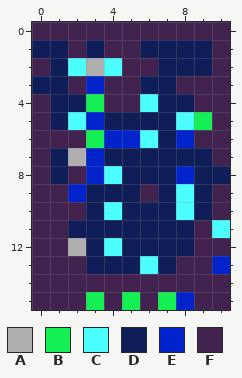
Two versions of one pixel-art sprite, ZELDA/interaction/levels/rewritten/0/image.png. That is the earlier state.
The file is 11x16 pixels.
Palette (. is transparent): A #afafaf  B #14ef54  C #4cffff  D #0f1e59  E #0023cc  F #42234f
Pixels before, first column x 0:
 0 FFFFFFFFFFF
 1 DDFDFFDDDDF
 2 FDCACFFDDDF
 3 DDFEFFDDFFF
 4 FDDBFFCDDFF
 5 FDCEDDDDCBF
 6 FFFBEECDEFF
 7 FDAEDDDDDDF
 8 FDFECDDDEDD
 9 FFEDDDFDCDF
10 FFFDCDDDCDF
11 FFDDDDDDDFC
12 FFADCDDDDFF
13 FFFDDDCDFFE
14 FFFFFFFFFFF
15 FFFBFBFBEFF
The same view after the edit:
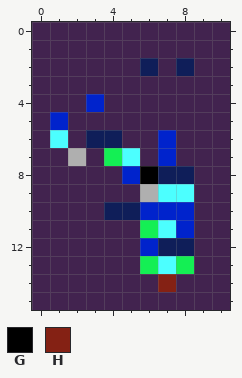
Colours new in this view: G #000000  H #842114
Diff:
Colour F gives way to colour A in row 9 at x 6.
Colour C gives way to colour B in row 13 at x 6.
Colour D gives way to colour B in row 7 at x 4; in row 11 at x 6.
Colour F gives way to colour B in row 13 at x 8.
Colour D gives way to colour C in row 7 at x 5; in row 9 at x 7; in row 11 at x 7; in row 13 at x 7.
Colour F gives way to colour C in row 6 at x 1.
Colour B gives way to colour D in row 6 at x 3.
Colour C gives way to colour D in row 10 at x 4.
Colour E gives way to colour D in row 6 at x 4; in row 8 at x 8.
Colour F gives way to colour D in row 2 at x 6.
Colour B gives way to colour E in row 4 at x 3.
Colour C gives way to colour E in row 10 at x 8.
Colour D gives way to colour E in row 5 at x 1; in rows 6 to 7 at x 7; in row 8 at x 5; in row 10 at x 6 to 7; in row 11 at x 8; in row 12 at x 6.
Colour A gives way to colour F in row 2 at x 3; in row 12 at x 2.
Colour B gives way to colour F in row 5 at x 9; in row 15 at x 3, 5 and 7.
Colour C gives way to colour F in row 2 at x 2 and 4; in row 4 at x 6; in row 5 at x 2 and 8; in row 6 at x 6; in row 8 at x 4; in row 11 at x 10.
Colour C gives way to colour F in row 12 at x 4.
Colour D gives way to colour F in row 1 at x 0 to 1, 3 and 6 to 9; in row 2 at x 1, 7 and 9; in row 3 at x 0 to 1 and 6 to 7; in row 4 at x 1 to 2 and 7 to 8; in row 5 at x 4 to 7; in row 7 at x 1, 6 and 8 to 9.
Colour D gives way to colour F in row 8 at x 1 and 9 to 10; in row 9 at x 3 to 5 and 9; in row 10 at x 3 and 9; in row 11 at x 2 to 5; in row 12 at x 3 and 5; in row 13 at x 3 to 5.
Colour E gives way to colour F in row 3 at x 3; in row 5 at x 3; in row 6 at x 5 and 8; in rows 7 to 8 at x 3; in row 9 at x 2; in row 13 at x 10.
Colour E gives way to colour F in row 15 at x 8.
Colour D gives way to colour G in row 8 at x 6.
Colour F gives way to colour H in row 14 at x 7.
Pixel boxes of the changes (left, top, right, bottom) in both pictures:
changed: (32, 40, 230, 310)
